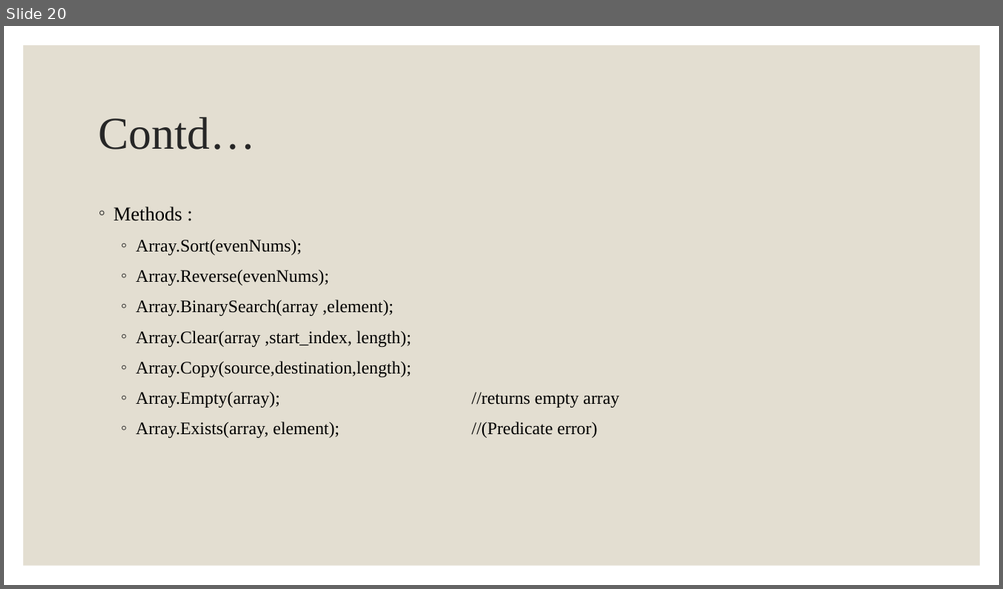
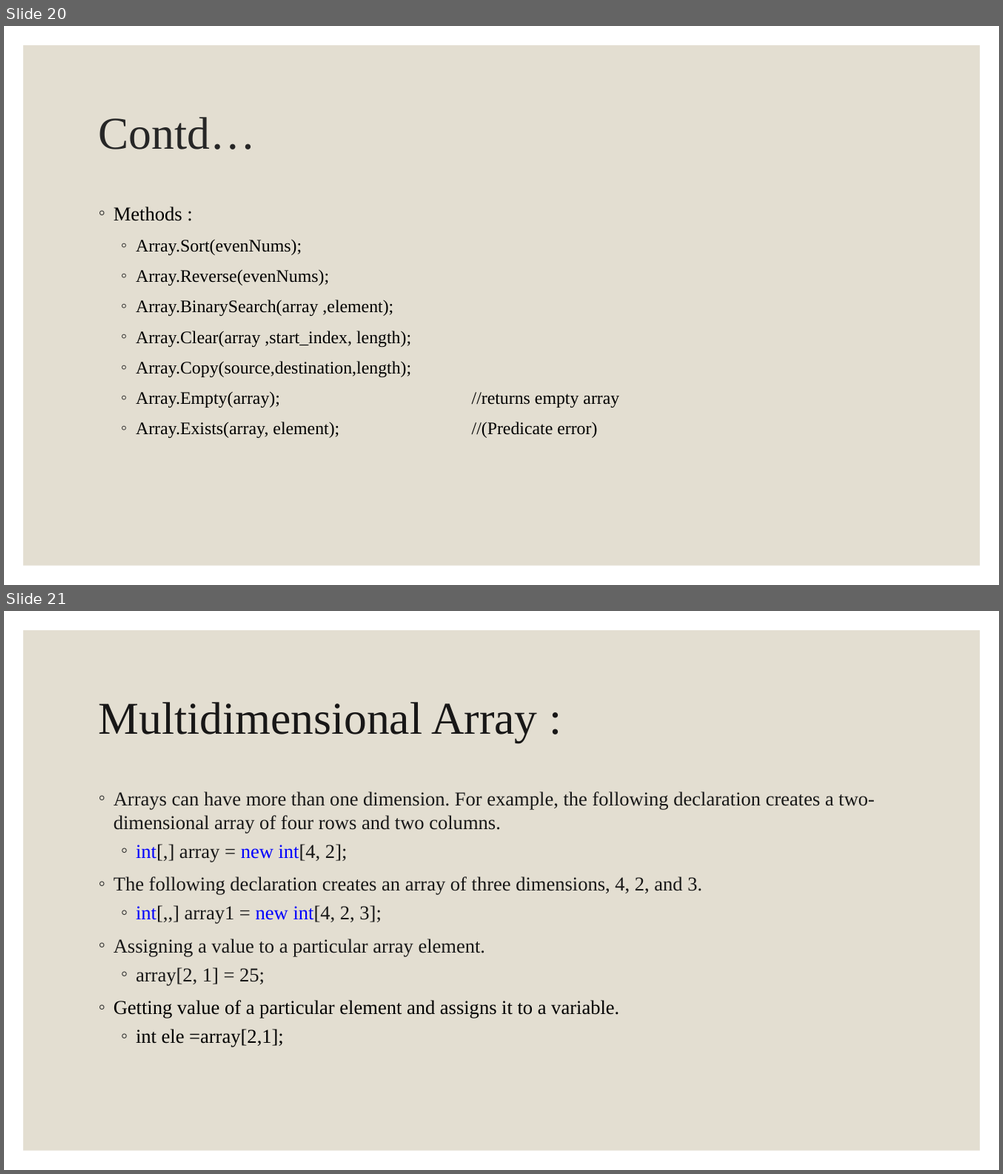
Before and after one commit to Shivaram008/C-, a slide deck: PPTs/Programming in C#.pptx. Shown one above the other, each under a label of ours: slide 20 before the commit, slides 20 and 21 after it. The pictures are 1003x589 and 1003x1174 pixels, drawn with LibreOffice and Linux fonts; fonts in the diff are those of the drawing. Boxes give left, top, right and bottom in pixels: in the first picture for what was removed or moved away, otherwise in the second. Text is boxed around its words. In the diff, an @@ line names an element or a change of style, - is before the commit and + after.

```diff
--- a/PPTs/Programming in C#.pptx
+++ b/PPTs/Programming in C#.pptx
@@ slide 21 added at [4,611,999,1170], background #FFFFFF; not listed: 1 template element that a slide beside it also shows @@
@@ title added at [99,702,538,743], 44 pt, text #181717 @@
+Multidimensional Array :
@@ text added at [114,792,874,1048], 19 pt, text #171717 @@
+◦ Arrays can have more than one dimension. For example, the following declaration creates a two-dimensional array of four rows and two columns.
+  ◦ int[,] array = new int[4, 2];
+◦ The following declaration creates an array of three dimensions, 4, 2, and 3.
+  ◦ int[,,] array1 = new int[4, 2, 3];
+◦ Assigning a value to a particular array element.
+  ◦ array[2, 1] = 25;
+◦ Getting value of a particular element and assigns it to a variable.
+  ◦ int ele =array[2,1];
```
Also in this commit, not shown: 1 slide changed, 3 other slides added, 1 slide removed, 1 other file.
